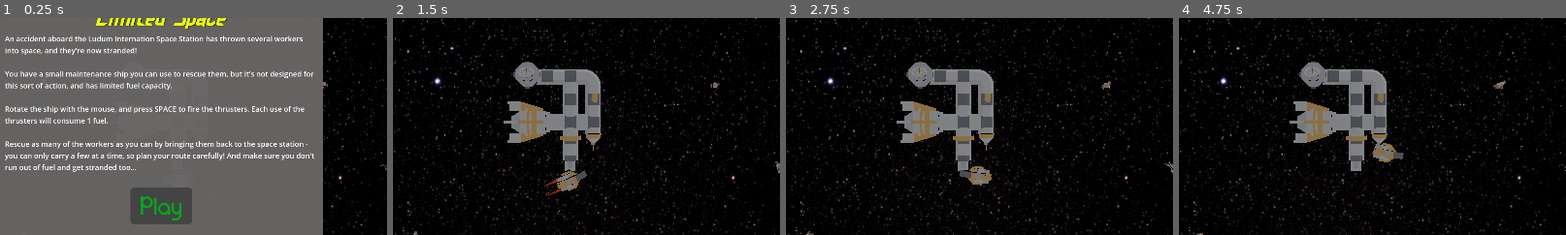
Above: before the commit, frames 1-4 (left to right).
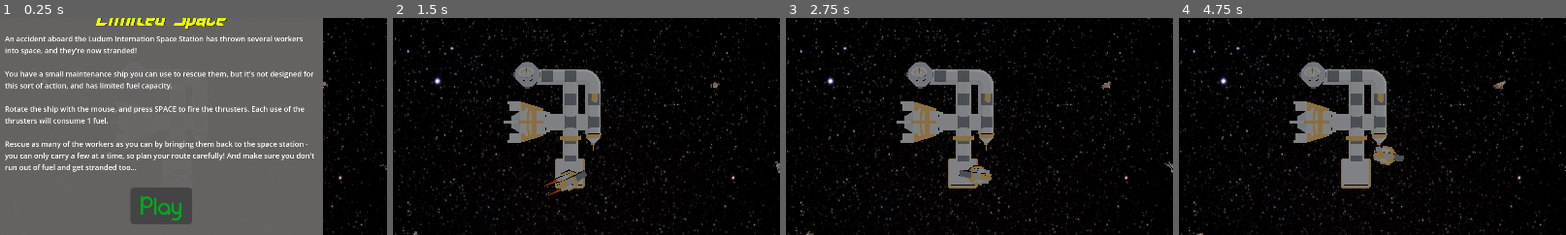
Above: after the commit, the same moments.

Repository: SiJiL82/limited-space
Game: Godot game, scene res://assets/Scenes/world.tscn
Two runs of this game, one before a commit and one after it. Both use one fixed random seed, a clock stepped at 60 frames per second and the inputs below.
Inputs (mouse positions are % of the whole screen's width and height, from its top left):
- Up to frame 1 (0.25 s): no input
- Up to frame 2 (1.5 s): click "Play" at 0.5 s; move the mouse to (72, 45) at 1.27 s; hold Space (thruster) from 1.28 s (still down)
- Up to frame 3 (2.75 s): move the mouse to (30, 55) at 2.02 s; release Space (thruster) at 2.03 s
- Up to frame 4 (4.75 s): move the mouse to (60, 28) at 2.77 s; hold Space (thruster) 2.78-4.28 s; move the mouse to (45, 70) at 3.52 s; move the mouse to (80, 65) at 4.27 s
The pictures show only the part of the screen within x 29-79%, y 26-76%; the shares and areas given below are measured in that part.

The runs differ from the first frame. In frame 2, 0.4% of the frame differs, in the area x 41-50%, y 64-79%; in frame 3, 0.6%; in frame 4, 1.2%, in the area x 41-59%, y 57-79%.

Commit message:
add rescue platform and space station collision

Diff:
--- a/assets/Scenes/world.tscn
+++ b/assets/Scenes/world.tscn
@@ -16,6 +16,7 @@
 [ext_resource type="Script" path="res://scripts/Fuel.gd" id="7_t456d"]
 [ext_resource type="PackedScene" uid="uid://b3htof6nno8ja" path="res://assets/meshes/space_station.glb" id="8_jqhqs"]
 [ext_resource type="Script" path="res://scripts/Storage.gd" id="15_cgb2n"]
+[ext_resource type="PackedScene" uid="uid://c17qidxx46kx" path="res://assets/meshes/platform_large.glb" id="17_t5ymh"]
 
 [sub_resource type="StyleBoxEmpty" id="StyleBoxEmpty_v2h0u"]
 
@@ -46,6 +47,15 @@
 size = Vector3(16.2607, 8.44483, 13.8334)
 
 [sub_resource type="BoxShape3D" id="BoxShape3D_vgs4s"]
+size = Vector3(2.14738, 1.09396, 2.45152)
+
+[sub_resource type="BoxShape3D" id="BoxShape3D_cbyfv"]
+size = Vector3(43.6322, 25.613, 43.4014)
+
+[sub_resource type="BoxShape3D" id="BoxShape3D_qrmrw"]
+
+[sub_resource type="BoxShape3D" id="BoxShape3D_8gqvo"]
+size = Vector3(15.8054, 19.7452, 13.6546)
 
 [node name="World" type="Node3D" node_paths=PackedStringArray("player", "player_spawn")]
 transform = Transform3D(1, 0, 0, 0, 1, 0, 0, 0, 1, 0.57782, 0, 0.176666)
@@ -237,3 +247,21 @@
 
 [node name="PlayerSpawn" type="Node3D" parent="SpaceStation"]
 transform = Transform3D(1, 0, 0, 0, 1, 0, 0, 0, 1, 8.18587, 0, 30.1377)
+
+[node name="CollisionShape3D" type="CollisionShape3D" parent="SpaceStation"]
+transform = Transform3D(1, 0, 0, 0, 1, 0, 0, 0, 1, -2.00114, 0, -7.90496)
+shape = SubResource("BoxShape3D_cbyfv")
+
+[node name="RescuePlatform" type="StaticBody3D" parent="."]
+
+[node name="CollisionShape3D" type="CollisionShape3D" parent="RescuePlatform"]
+shape = SubResource("BoxShape3D_qrmrw")
+
+[node name="platform_large" parent="RescuePlatform" instance=ExtResource("17_t5ymh")]
+transform = Transform3D(8, 0, 0, 0, 8, 0, 0, 0, 8, -7.87616, -2.03156, 15.2888)
+
+[node name="RescueArea" type="Area3D" parent="RescuePlatform"]
+
+[node name="CollisionShape3D" type="CollisionShape3D" parent="RescuePlatform/RescueArea"]
+transform = Transform3D(1, 0, 0, 0, 1, 0, 0, 0, 1, 8.37374, 5.67789, 28.5927)
+shape = SubResource("BoxShape3D_8gqvo")
Not shown: 1 places in assets/Scenes/world.tscn that only renumber resources
Binary file added: assets/meshes/platform_large.glb
Not shown, added: assets/meshes/platform_large.glb.import
